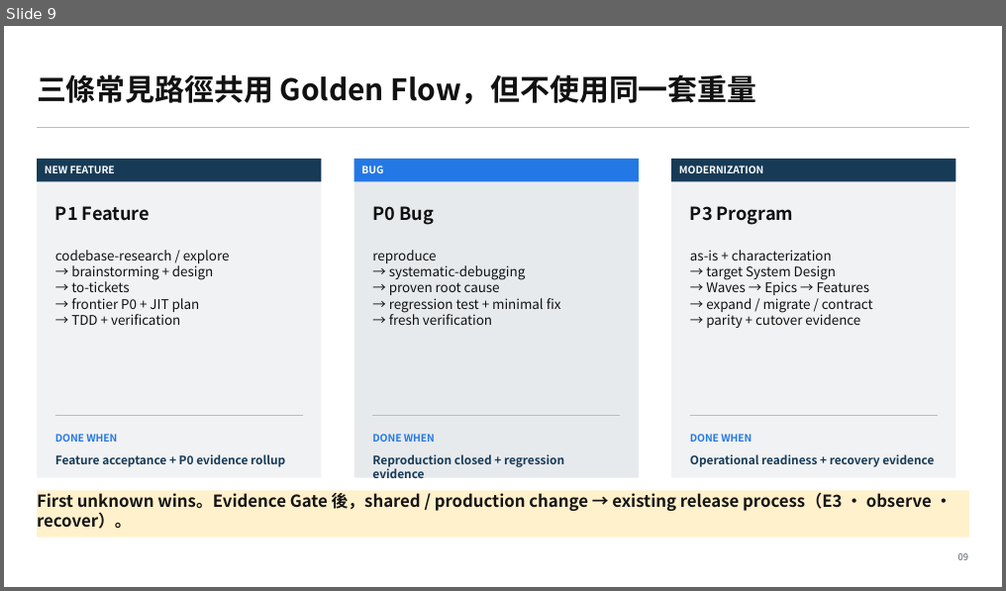
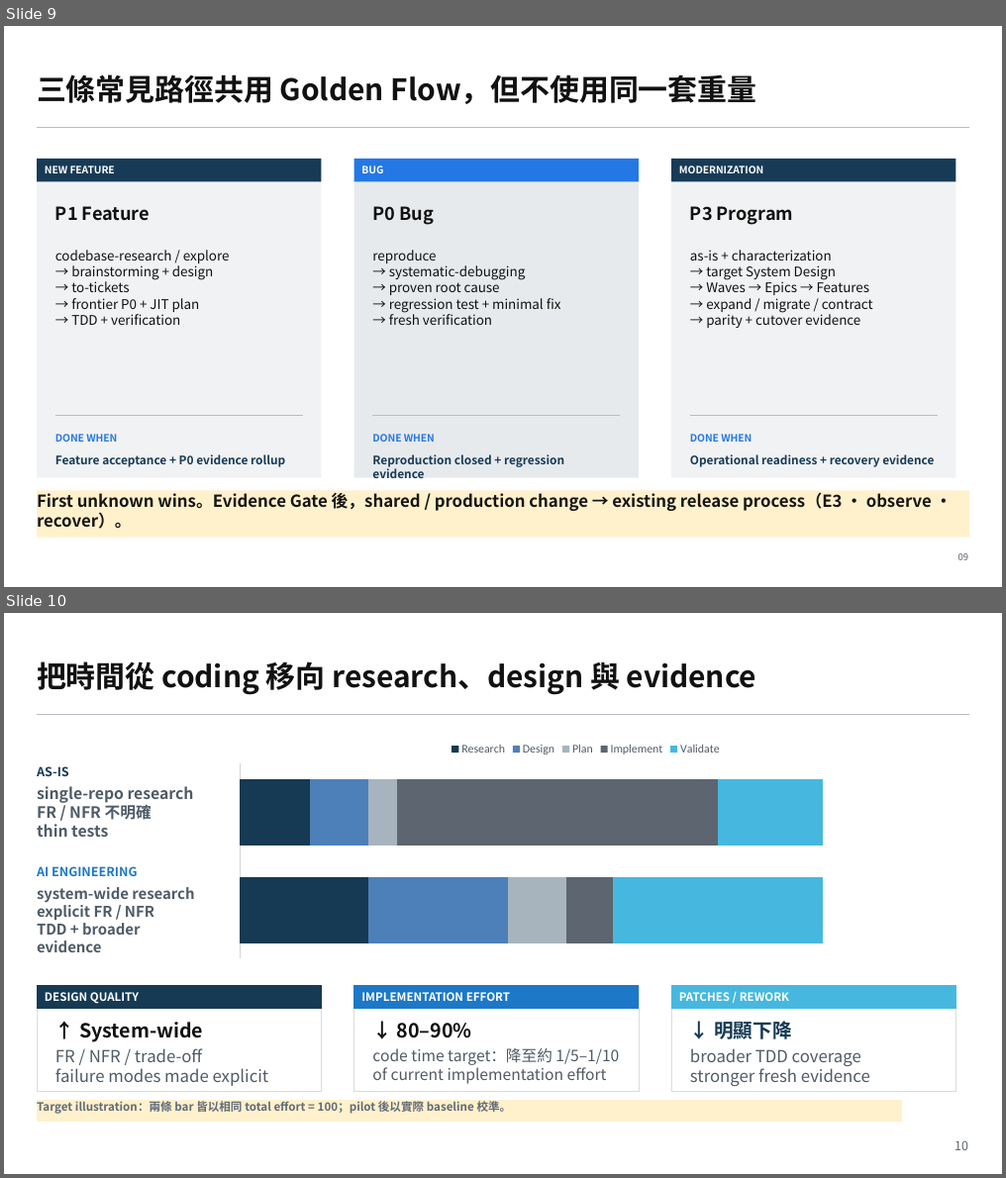
Before and after one commit to yschiang/ai_engineering, a slide deck: presentation/06_Training_Presentation.pptx. Shown one above the other, each under a label of ours: slide 9 before the commit, slides 9 and 10 after it. The pictures are 1006x591 and 1006x1178 pixels, drawn with LibreOffice and Linux fonts; fonts in the diff are those of the drawing. Boxes give left, top, right and bottom in pixels: in the first picture for what was removed or moved away, otherwise in the second. Text is boxed around its words. In the diff, an @@ line names an element or a change of style, - is before the commit and + after.

Commit message:
Add AI Engineering target outcome slide

```diff
--- a/presentation/06_Training_Presentation.pptx
+++ b/presentation/06_Training_Presentation.pptx
@@ slide 10 added at [4,613,1002,1174], background #FFFFFF @@
@@ text added at [37,662,756,695], 28.5 pt, text #111111, bold @@
+把時間從 coding 移向 research、design 與 evidence
@@ line added from (37, 714) to (969, 714), #B8BCC4 0.75 pt @@
@@ bar stacked chart added at [218,734,953,963] @@
+categories:  ,   
+Research: 40, 22
+Design: 44, 18
+Plan: 18, 9
+Implement: 15, 100
+Validate: 65, 33
@@ text added at [37,766,69,776], 12 pt, text #163A53, bold @@
+AS-IS
@@ text added at [37,786,194,837], 15 pt, text #4F5B66, bold @@
+single-repo research
+FR / NFR 不明確
+thin tests
@@ text added at [37,866,137,876], 12 pt, text #1D78C8, bold @@
+AI ENGINEERING
@@ text added at [37,887,194,953], 14.2 pt, text #4F5B66, bold @@
+system-wide research
+explicit FR / NFR
+TDD + broader evidence
@@ rectangle added at [37,986,322,1092], outline #D6DCE1 0.75 pt @@
@@ rectangle added at [37,986,322,1009], fill #163A53, outline #163A53 0 pt @@
@@ text added at [45,992,139,1004], 11 pt, text #FFFFFF, bold @@
+DESIGN QUALITY
@@ rectangle added at [354,986,639,1092], outline #D6DCE1 0.75 pt @@
@@ rectangle added at [354,986,639,1009], fill #1D78C8, outline #1D78C8 0 pt @@
@@ text added at [361,992,510,1001], 11 pt, text #FFFFFF, bold @@
+IMPLEMENTATION EFFORT
@@ rectangle added at [672,986,956,1092], outline #D6DCE1 0.75 pt @@
@@ rectangle added at [672,986,956,1009], fill #46B8DF, outline #46B8DF 0 pt @@
@@ text added at [679,992,789,1001], 11 pt, text #FFFFFF, bold @@
+PATCHES / REWORK
@@ text added at [79,1022,203,1043], 18.8 pt, text #111111, bold @@
+↑ System-wide
@@ text added at [397,1023,472,1039], 18.8 pt, text #111111, bold @@
+↓ 80–90%
@@ text added at [714,1021,792,1040], 18.8 pt, text #163A53, bold @@
+↓ 明顯下降
@@ text added at [55,1049,269,1086], 16 pt, text #4F5B66 @@
+FR / NFR / trade-off
+failure modes made explicit
@@ text added at [372,1049,619,1084], 15 pt, text #4F5B66 @@
+code time target：降至約 1/5–1/10
+of current implementation effort
@@ text added at [690,1049,870,1086], 16 pt, text #4F5B66 @@
+broader TDD coverage
+stronger fresh evidence
@@ rectangle added at [37,1100,902,1122], fill #FFF1CC, 11 pt, text #606B7A, bold @@
+Target illustration：兩條 bar 皆以相同 total effort = 100；pilot 後以實際 baseline 校準。
@@ text added at [954,1141,968,1151], 12 pt, text #5C6570 @@
+10
```
Also in this commit, not shown: 2 slides changed.
